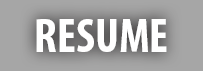
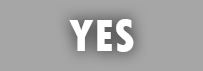
The second 203px x 71px image is a revision of the first. Changes to its layers:
renamed "RESUME" to "YES", painted on it over [36, 19, 167, 52]
